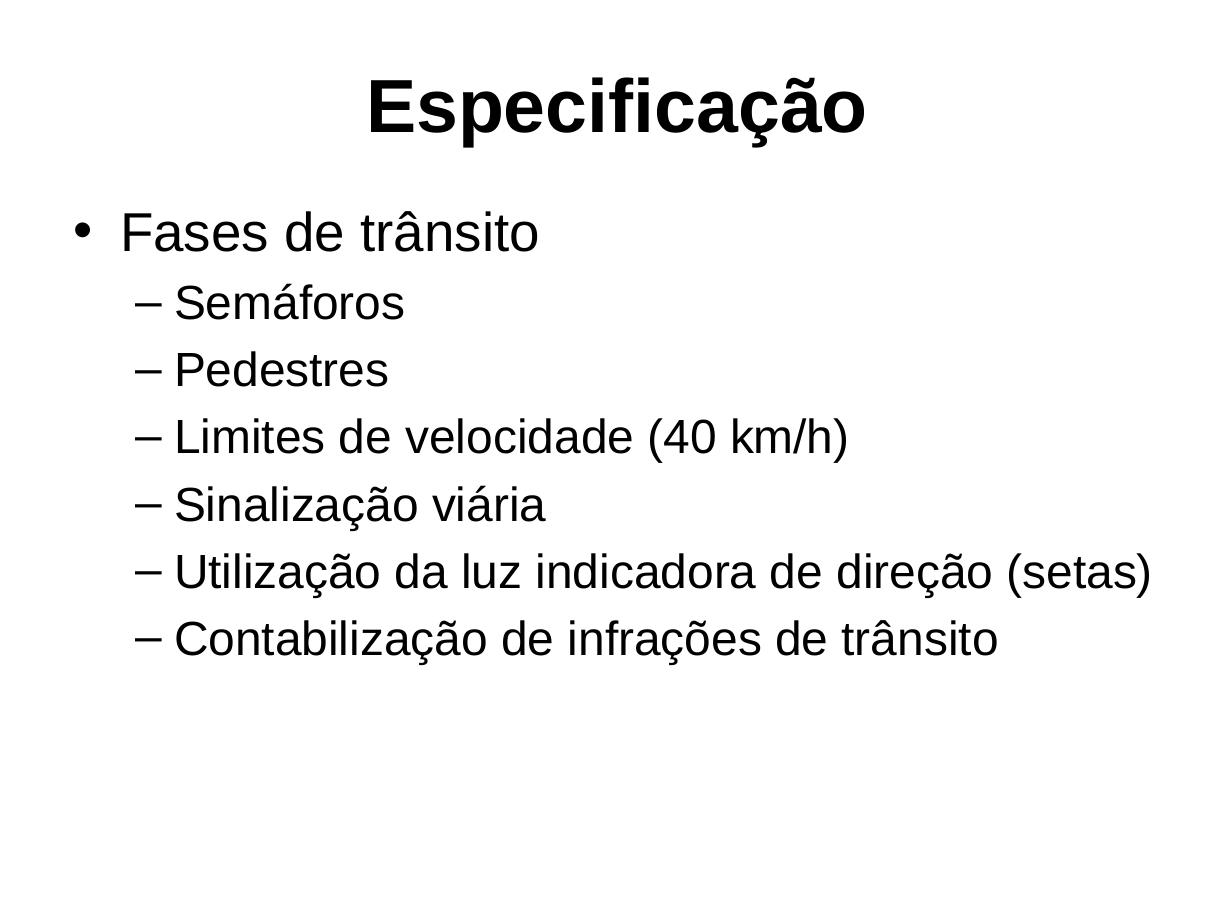
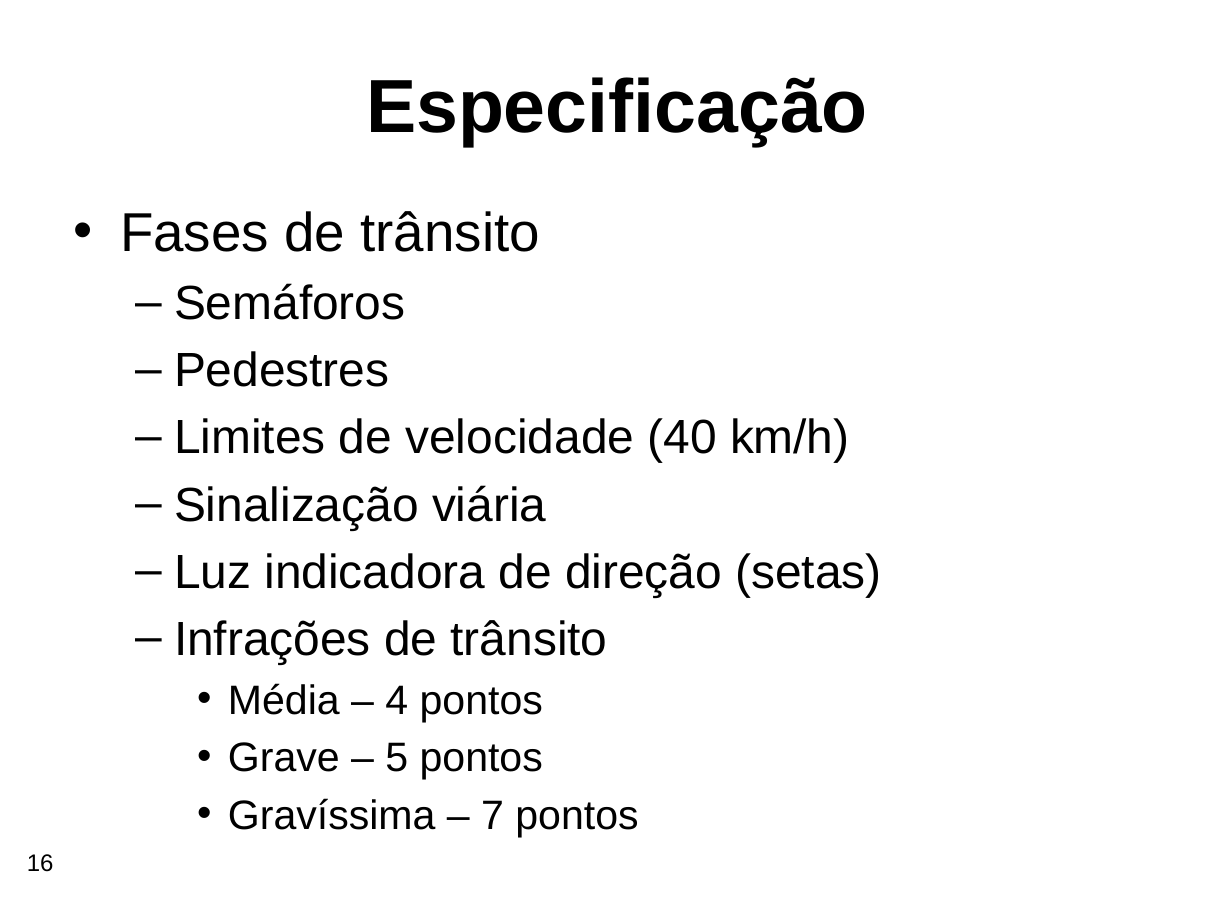
Before and after one commit to gustavobruder/furb-bcc-tcc-2026, a slide deck: slide 16 of Documentos/Apresentacao-TCC-BCC-GustavoBaroniBruder.pptx. Drawn at 1232x924 pixels with LibreOffice and Linux fonts; fonts in the diff are those of the drawing; background and template pictures are left out. Boxes give left, top, right and bottom in pixels: in the first picture for what was removed or moved away, otherwise in the second. Text is boxed around its words. In the diff, an @@ line names an element or a change of style, - is before the commit and + after.

```diff
--- a/Documentos/Apresentacao-TCC-BCC-GustavoBaroniBruder.pptx
+++ b/Documentos/Apresentacao-TCC-BCC-GustavoBaroniBruder.pptx
@@ text at [174,553,881,837]: text changed @@
-  – Utilização da luz indicadora de direção (setas)
-  – Contabilização de infrações de trânsito
+  – Luz indicadora de direção (setas)
+  – Infrações de trânsito
+    • Média – 4 pontos
+    • Grave – 5 pontos
+    • Gravíssima – 7 pontos
@@ page number added at [27,854,54,872], 14 pt, text #000000 @@
+16
```
Also in this commit, not shown: 27 other slides changed, 16 slides added, 3 slides removed, 1 other file.
